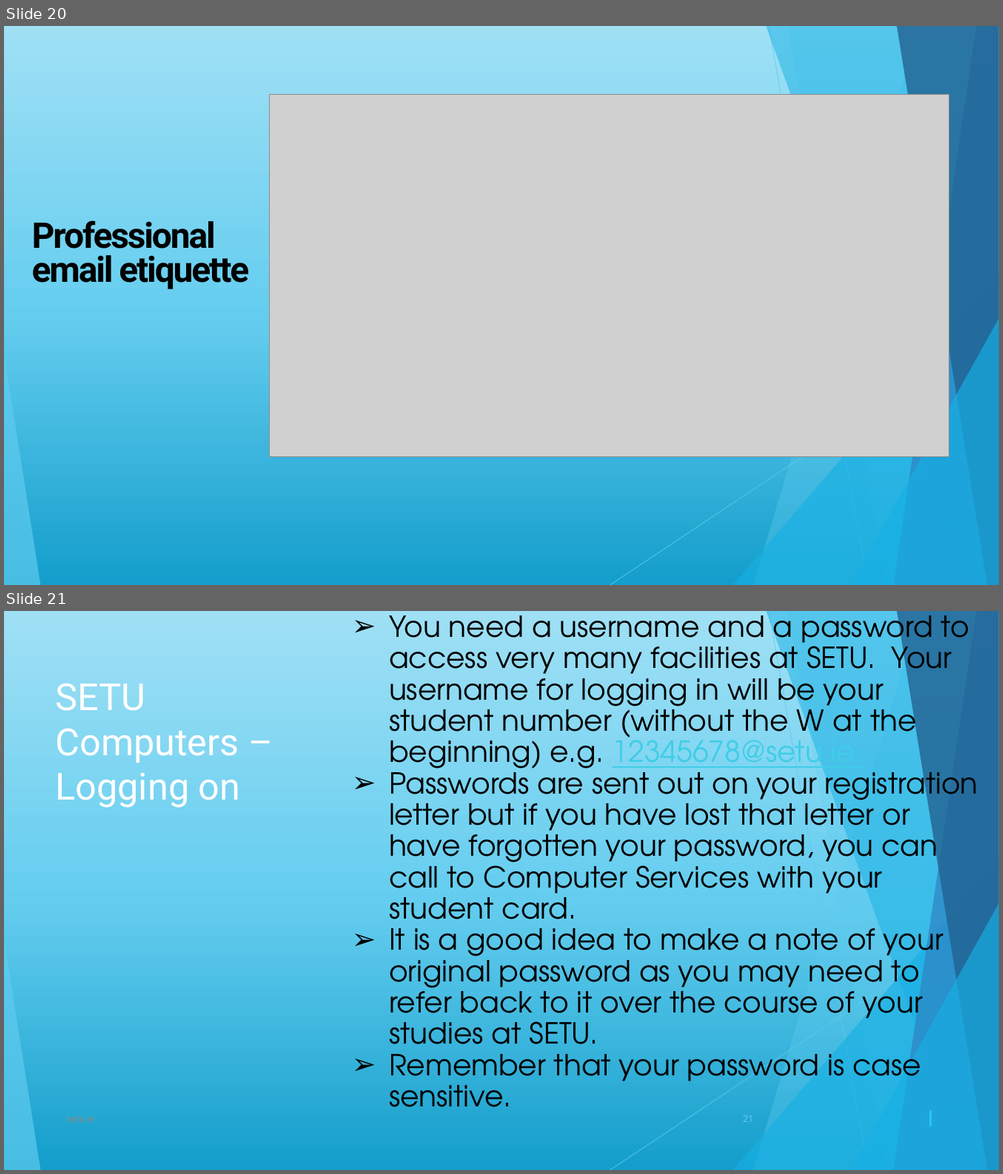
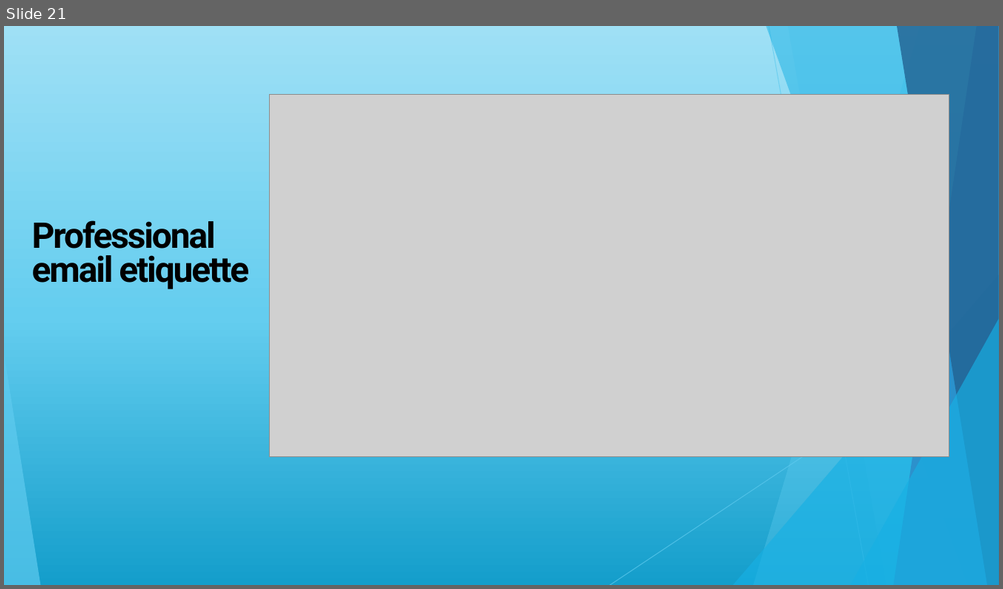
Before and after one commit to maireadmeagher/ICT-25, a slide deck: topic01-introduction-to-ICT/unit-1/talk-1/a-intro.pptx. Shown one above the other, each under a label of ours: slides 20 and 21 before the commit, slide 21 after it. The pictures are 1003x1174 and 1003x589 pixels, drawn with LibreOffice and Linux fonts; fonts in the diff are those of the drawing; grey boxes stand for pictures. Boxes give left, top, right and bottom in pixels: in the first picture for what was removed or moved away, otherwise in the second. Text is boxed around its words. In the diff, an @@ line names an element or a change of style, - is before the commit and + after.

```diff
--- a/topic01-introduction-to-ICT/unit-1/talk-1/a-intro.pptx
+++ b/topic01-introduction-to-ICT/unit-1/talk-1/a-intro.pptx
@@ slide 21 removed at (4, 611, 999, 1170), background gradient #149ECB to #64CDEF to #9FE0F5; not listed: 10 template elements that a slide beside it also shows @@
@@ text removed at (389, 611, 978, 1108) @@
-➢ You need a username and a password to access very many facilities at SETU. Your username for logging in will be your student number (without the W at the beginning) e.g. 12345678@setu.ie.
-➢ Passwords are sent out on your registration letter but if you have lost that letter or have forgotten your password, you can call to Computer Services with your student card.
-➢ It is a good idea to make a note of your original password as you may need to refer back to it over the course of your studies at SETU.
-➢ Remember that your password is case sensitive.
@@ title removed at (56, 684, 241, 808) @@
-SETU Computers – Logging on
@@ page number removed at (743, 1116, 753, 1122) @@
-21
@@ line removed from (930, 1112) to (930, 1127) @@
@@ what was slide 20 is now slide 21 @@
```
Also in this commit, not shown: 3 slides changed, 2 slides added, 1 other slide removed, 2 other files.
